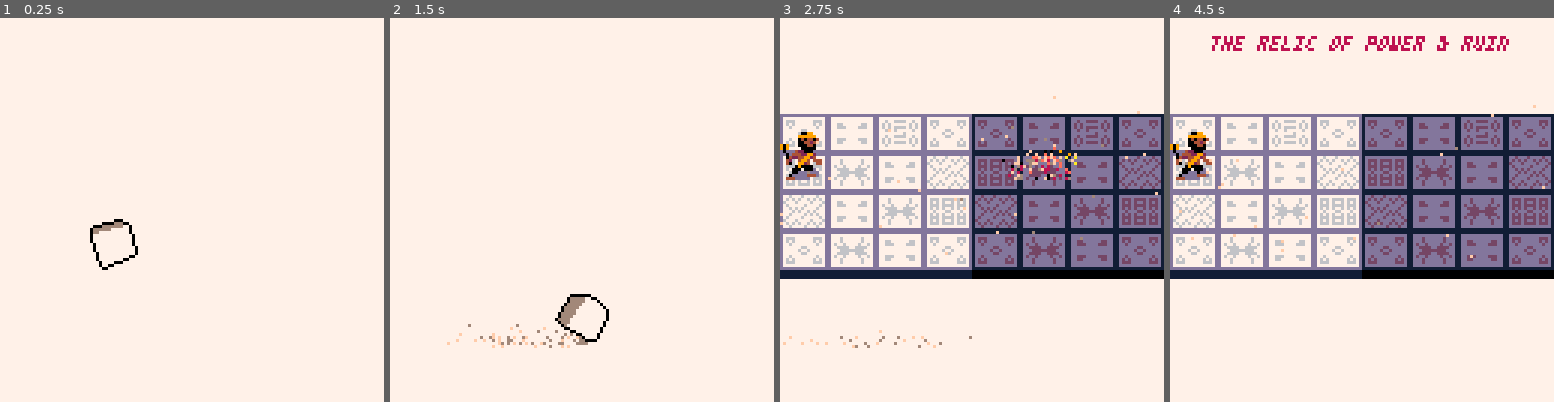
Above: before the commit, frames 1-4 (left to right).
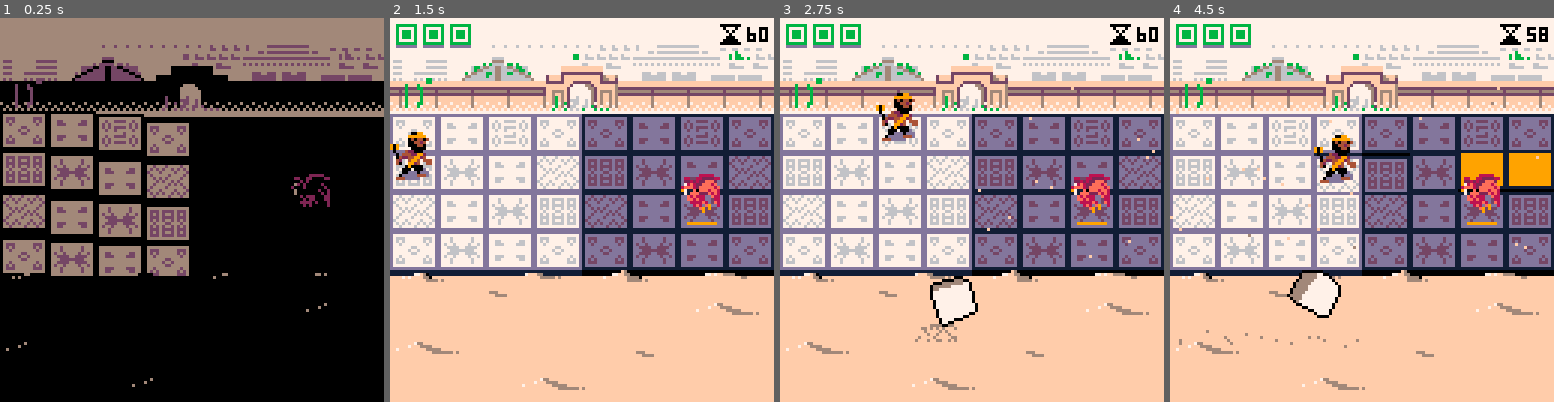
Above: after the commit, the same moments.

Repository: morganq/dievirus
Game: PICO-8 cartridge bn2-min.p8
Same seed, same stepped clock (60 frames per second), same inputs: the game is played once before the commit and once after it.
Inputs:
- Up to frame 1 (0.25 s): no input
- Up to frame 2 (1.5 s): tap X (X key) at 0.33, 1.07 s
- Up to frame 3 (2.75 s): hold Right 1.6-2.1 s; tap X (X key) at 1.85 s; hold Up 2.15-2.42 s; hold Right from 2.47 s (still down)
- Up to frame 4 (4.5 s): tap X (X key) at 2.97, 4.08 s; release Right at 3.03 s; hold Left 3.08-3.58 s; hold Down 3.63-3.97 s; hold Right from 4.02 s (still down)

The runs differ from the first frame. In frame 1, 100% of the frame differs, in the area x 0-100%, y 0-100%; in frame 2, 74%; in frame 3, 46%; in frame 4, 50%.

Commit message:
simplified drums and first pass music implementation. this commit also adds the aseprite file for the new cover image.

Diff:
--- a/bn2-min.p8
+++ b/bn2-min.p8
@@ -1003,7 +1003,7 @@
 spr,97,26,-2
 spr,97,94,-2,1,1,1
 print,upgrade,14,36,12
-]])print("rattles",40+sin(tf\3*.39)*1.25,-n+sin(tf\3*1.9)*.75+13,1)spr(130+tf\10%2,4,-n+35)
+]])print("rattles",40+sin(6699.39%(victory_time\3)/20)*1.25,-n+sin(9437.9%(victory_time\3)/20)*.75+13,1)spr(130+tf\10%2,4,-n+35)
 if(defeat)temp_camera_sfn(0,-coslerp(defeat_time,80,-46,38),[[rectfill,0,-5,128,46,6
 rect,-1,-5,128,46,1
 fillp,0b0101101001011010.1
@@ -1062,8 +1062,8 @@
 n:update()
 if(not n.alive)del(attack_runners,n)
 end
-if(e==0and not victory)victory=true victory_time=0
-if(pl.health<=0and not defeat)defeat=true defeat_time=0
+if(e==0and not victory)victory=true music(11)victory_time=0
+if(pl.health<=0and not defeat)defeat=true music(10)defeat_time=0
 if(rnd()<.5)make_creature_particle(128,rnd(60)+20,15,-3,rnd(52)+28)
 local n=0
 for e=1,4do
@@ -1073,20 +1073,22 @@
 end
 if n==32then
 victory=true
+music(11)
 elseif n==-32then
 defeat=true
+music(10)
 end
 end
 function update_gameplay()
 ended=victory or defeat
 if victory then
-victory_time+=1
+victory_time=min(victory_time+1,10000)
 if inmediasres then
 if(victory_time>65)show_title=true
 if(victory_time>180)set_state"newgame"
 elseif victory_time>60and btnp(5)then
 dset(1,dget(1)+1)
-if(level==20)dset(0,dget(0)+1)set_state"win"else for n=1,6do player_abilities[n]=player_abilities[n].copy()end set_state"upgrade"
+if(level==20)dset(0,dget(0)+1)set_state"win"else for n=1,6do player_abilities[n]=player_abilities[n].copy()end set_state"upgrade"music(12)
 end
 time_scale=1
 end
@@ -1097,7 +1099,7 @@
 if(n[3]~=16and rnd()<.5)n[3]+=.25
 end
 time_scale=1
-if(defeat_time>240)set_state"newgame"
+if(defeat_time>240)set_state"newgame"music(12)
 end
 temp_runner=nil
 if pl.stun_time<=0and not ended then
@@ -1177,6 +1179,7 @@
 end
 level=0
 function start_level()
+music(0)
 victory=false
 defeat=false
 draw_time=0
@@ -1429,7 +1432,6 @@
 menuitem(1,"clear wins",function()
 dset(0,0)
 end)
-inmediasres=true
 begin_game(0,"start;5/start;5/start;5/start;5/start;5/start;5")
 end
 function _draw()
--- a/state_game.lua
+++ b/state_game.lua
@@ -251,11 +251,13 @@
 
     if living_monsters == 0 and not victory then
         victory = true
+        music(11)
         victory_time = 0
     end
 
     if pl.health <= 0 and not defeat then
         defeat = true
+        music(10)
         defeat_time = 0
     end
 
@@ -271,8 +273,10 @@
     end
     if side_total == 32 then
         victory = true
+        music(11)
     elseif side_total == -32 then
         defeat = true
+        music(10)
     end
 end
 
@@ -297,9 +301,9 @@
                     player_abilities[i] = player_abilities[i].copy()
                 end
                 set_state("upgrade")
-            end
-        end
-
+                music(12)
+            end
+        end
         time_scale = 1
     end
     if defeat then
@@ -316,6 +320,7 @@
         time_scale = 1
         if defeat_time > 240 then
             set_state("newgame")
+            music(12)
         end
     end
 
@@ -440,6 +445,7 @@
 
 level = 0
 function start_level()
+    music(0)
     victory = false
     defeat = false
     draw_time = 0
Not shown, changed: the music (__music__) section of bn2-min.p8
Not shown, changed: the sound effects (__sfx__) section of bn2-min.p8
Not shown, changed: the music (__music__) section of bn2.p8
Not shown, changed: the sound effects (__sfx__) section of bn2.p8
Not shown, added: cover_luke.aseprite
